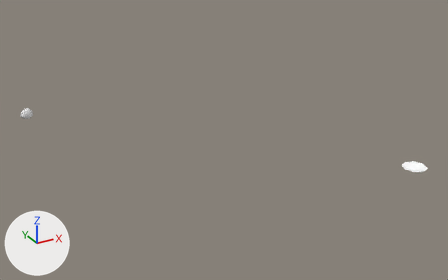
Before and after pictures for a commit that changed the glTF model public/3d/item/model__item__shop.ofs_1071_0/1071mac_item.gltf.
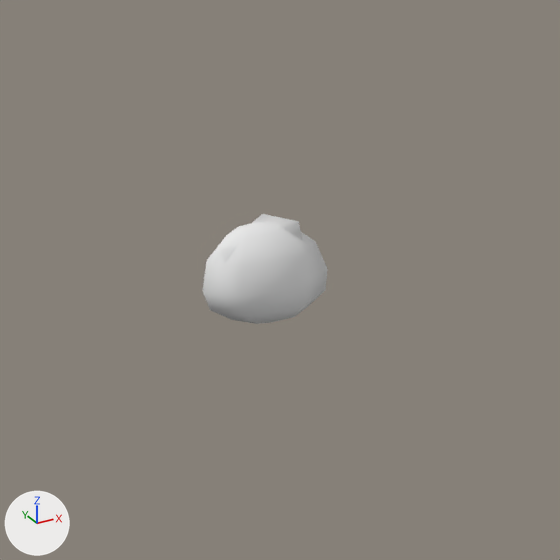
The first picture shows the older version from a 50 mm lens placed at (-1.97, -11.12, 4.17), pointed at (2.51, -2.98, 0.1). The close-ups show the older and then the newer version on the part from 0% to 13% of the width and 31% to 51% of the height of that picture. Only the edits that show in the close-ups are written down. Lighting does not change. The marker at lower left points along +X, +Y and +Z.

The first close-up shows '1071mac_item'.
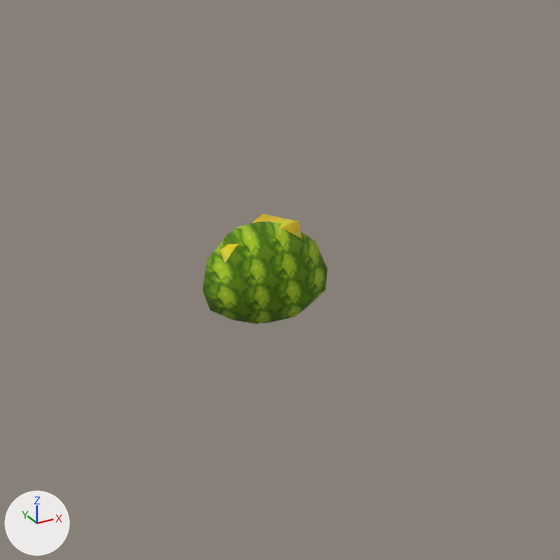
Changed parts and their boxes [x1, y1, x2, y2] in the close-ups (560 x 560 px):
'1071mac_item', surface changed (white to green)
    both: [202, 214, 328, 324]

Diff of the bpy script that builds the scene:
```diff
--- a/public/3d/item/model__item__shop.ofs_1071_0/1071mac_item.gltf.py
+++ b/public/3d/item/model__item__shop.ofs_1071_0/1071mac_item.gltf.py
@@ img_mac_retas0 @@
+img_mac_retas0 = load_image('mac_retas0', '_unpacked/mac_retas0', 32, 32, 'sRGB')
@@ img_k_cheese @@
+img_k_cheese = load_image('k_cheese', '_unpacked/k_cheese', 16, 16, 'sRGB')
@@ mat_lambert4 @@
 n0 = _N.new('ShaderNodeBsdfPrincipled'); n0.name = 'Principled BSDF'
-n0.inputs[0].default_value = (0.804, 0.804, 0.804, 1.0)  # 'Base Color', white #e8e8e8
 n0.inputs[2].default_value = 1.0  # 'Roughness'
 n1 = _N.new('ShaderNodeOutputMaterial'); n1.name = 'Material Output'
+n2 = _N.new('ShaderNodeMix'); n2.name = 'Mix'
+n2.data_type = 'RGBA'
+n2.blend_type = 'MULTIPLY'
+n2.inputs[0].default_value = 1.0  # 'Factor'
+n2.inputs[7].default_value = (0.804, 0.804, 0.804, 1.0)  # 'B', white #e8e8e8
+n3 = _N.new('ShaderNodeTexImage'); n3.name = 'Image Texture'
+n3.image = img_k_cheese
 _L.new(n0.outputs[0], n1.inputs[0])  # 'BSDF' to 'Surface'
+_L.new(n2.outputs[2], n0.inputs[0])  # 'Result' to 'Base Color'
+_L.new(n3.outputs[0], n2.inputs[6])  # 'Color' to 'A'
@@ mat_lambert2 @@
 n0 = _N.new('ShaderNodeBsdfPrincipled'); n0.name = 'Principled BSDF'
-n0.inputs[0].default_value = (0.804, 0.804, 0.804, 1.0)  # 'Base Color', white #e8e8e8
 n0.inputs[2].default_value = 1.0  # 'Roughness'
 n1 = _N.new('ShaderNodeOutputMaterial'); n1.name = 'Material Output'
+n2 = _N.new('ShaderNodeMix'); n2.name = 'Mix'
+n2.data_type = 'RGBA'
+n2.blend_type = 'MULTIPLY'
+n2.inputs[0].default_value = 1.0  # 'Factor'
+n2.inputs[7].default_value = (0.804, 0.804, 0.804, 1.0)  # 'B', white #e8e8e8
+n3 = _N.new('ShaderNodeTexImage'); n3.name = 'Image Texture'
+n3.image = img_mac_retas0
 _L.new(n0.outputs[0], n1.inputs[0])  # 'BSDF' to 'Surface'
+_L.new(n2.outputs[2], n0.inputs[0])  # 'Result' to 'Base Color'
+_L.new(n3.outputs[0], n2.inputs[6])  # 'Color' to 'A'
```
